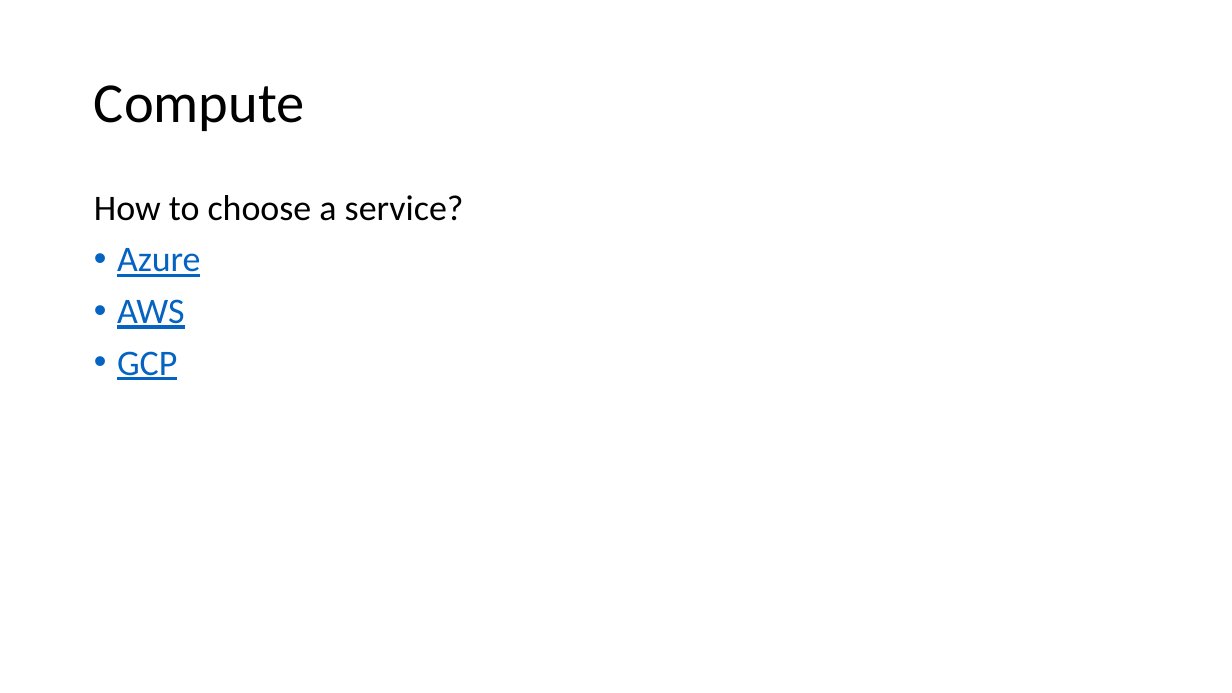
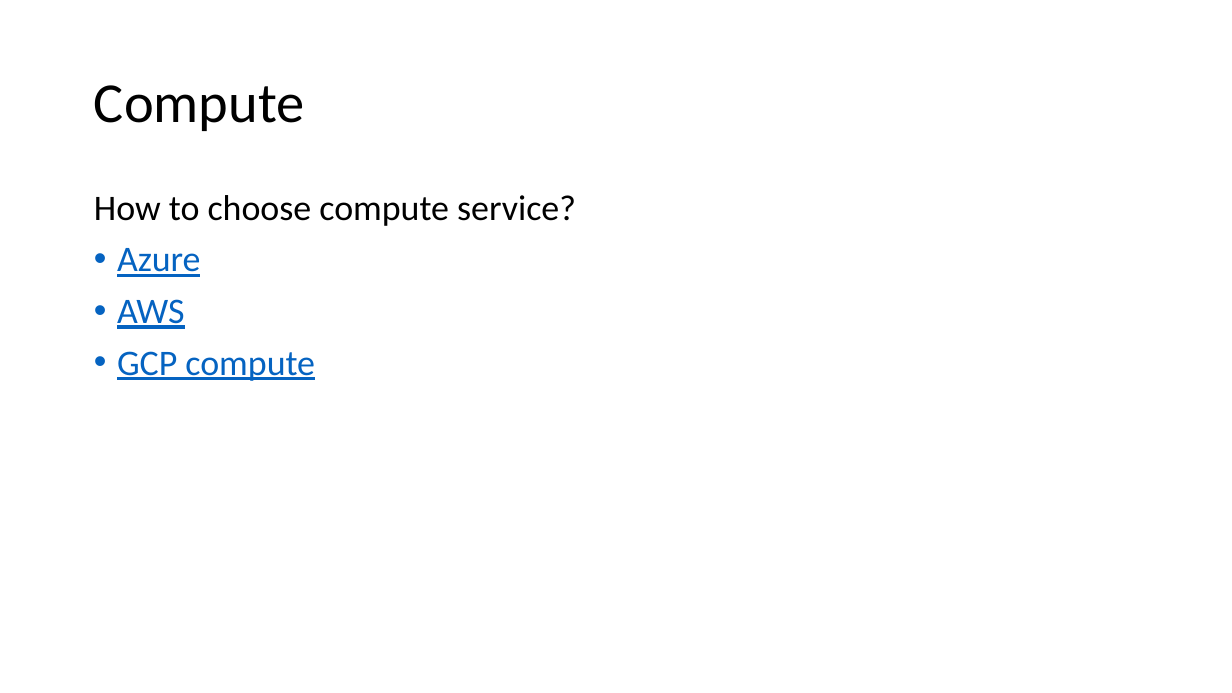
Before and after one commit to v1r7u/cloud_computing_old, a slide deck: slide 14 of presentations/03_Core_Services.pptx. Drawn at 1232x693 pixels with LibreOffice and Linux fonts; fonts in the diff are those of the drawing. Boxes give left, top, right and bottom in pixels: in the first picture for what was removed or moved away, otherwise in the second. Text is boxed around its words. In the diff, an @@ line names an element or a change of style, - is before the commit and + after.

```diff
--- a/presentations/03_Core_Services.pptx
+++ b/presentations/03_Core_Services.pptx
@@ text at box(94, 195, 576, 226): text changed @@
-How to choose a service?
+How to choose compute service?
@@ text at box(117, 351, 315, 381): text changed @@
-• GCP
+• GCP compute
```
Also in this commit, not shown: 2 other slides changed, 1 slide added, 3 other files.
